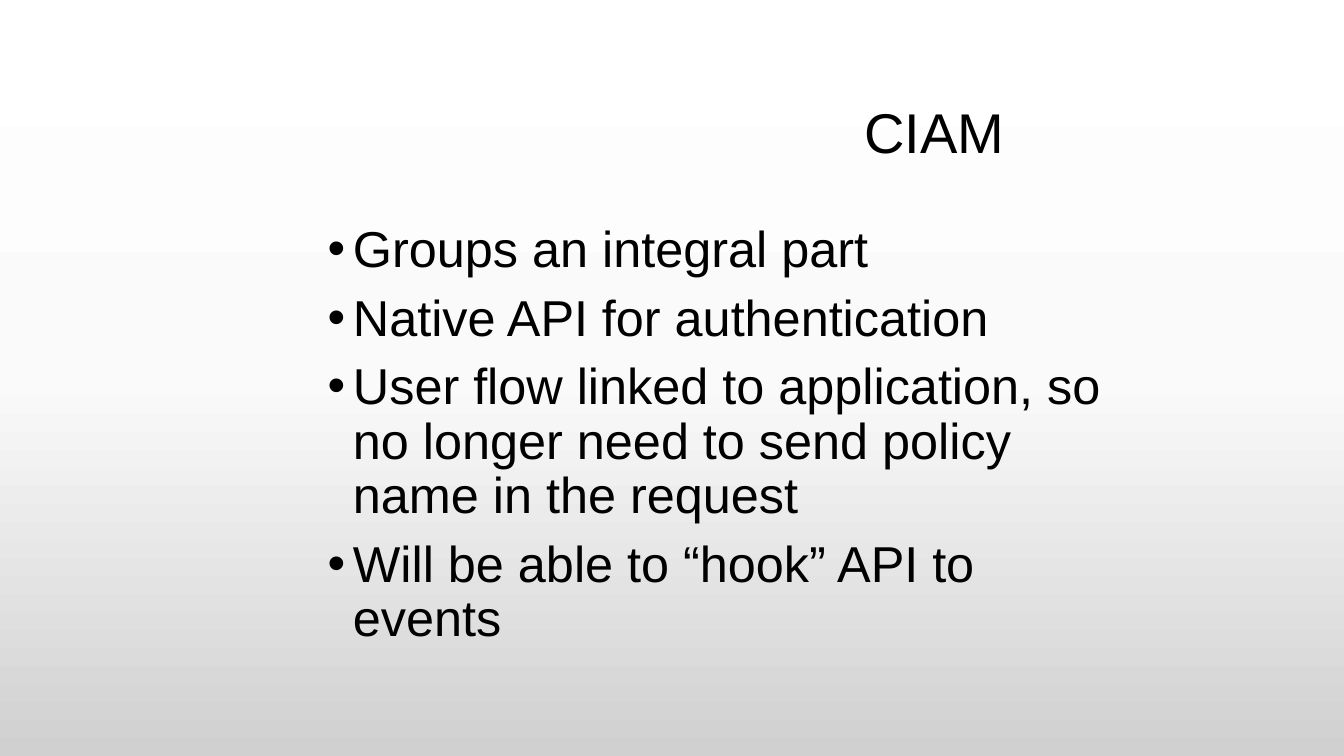
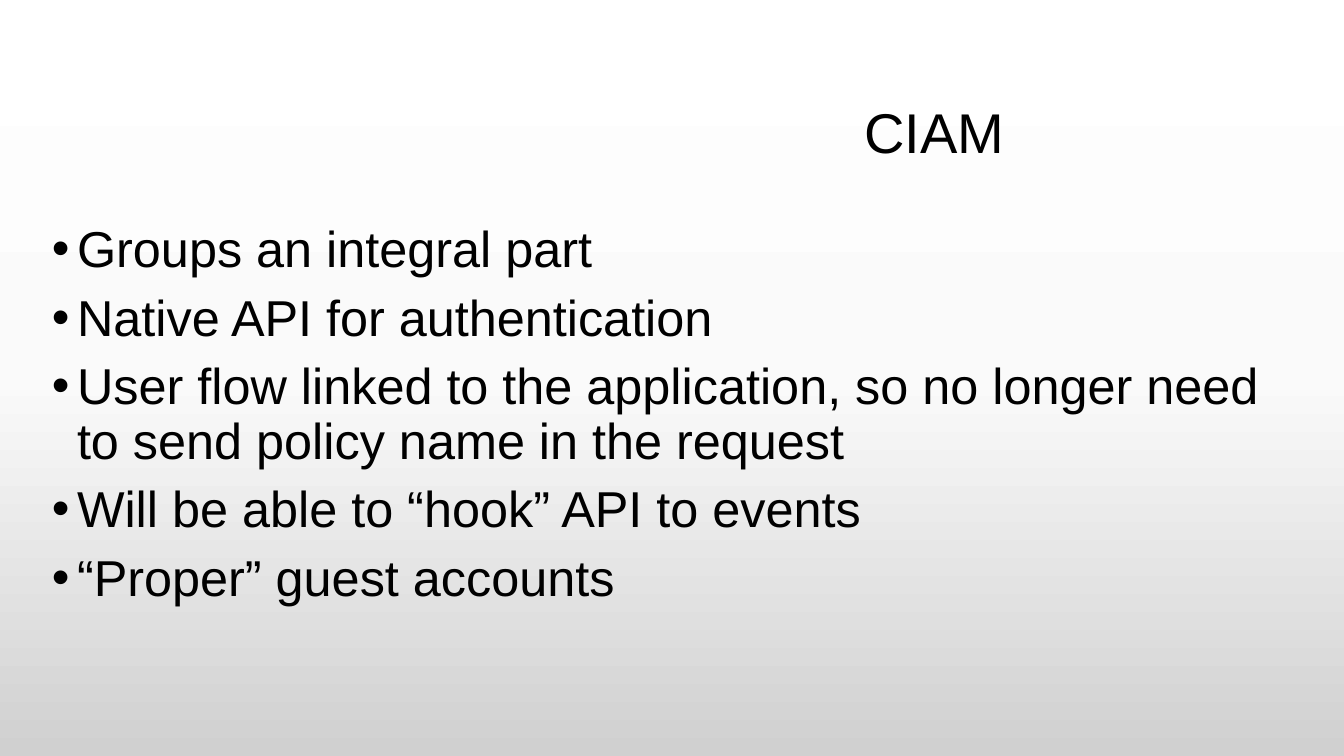
Before and after one commit to rbrayb/Presentations, a slide deck: slide 5 of Journey-Entra-CIAM-and-VC/Journey-Entra-CIAM-and-VC.pptx. Drawn at 1344x756 pixels with LibreOffice and Linux fonts; fonts in the diff are those of the drawing; background and template pictures are left out. Boxes give left, top, right and bottom in pixels: in the first picture for what was removed or moved away, otherwise in the second. Text is boxed around its words. In the diff, an @@ line names an element or a change of style, - is before the commit and + after.

Commit message:
Update deck

```diff
--- a/Journey-Entra-CIAM-and-VC/Journey-Entra-CIAM-and-VC.pptx
+++ b/Journey-Entra-CIAM-and-VC/Journey-Entra-CIAM-and-VC.pptx
@@ text "Groups an integral part": place and size @@
-text "Groups an integral part" at [353, 230, 1100, 637]
+text "Groups an integral part" at [77, 230, 1258, 605]
@@ text at [77, 367, 1258, 469]: text changed @@
-• User flow linked to application, so no longer need to send policy name in the request
+• User flow linked to the application, so no longer need to send policy name in the request
@@ text at [77, 561, 615, 605]: paragraph added @@
+• “Proper” guest accounts
```
Also in this commit, not shown: 3 other slides changed, 1 other file.
